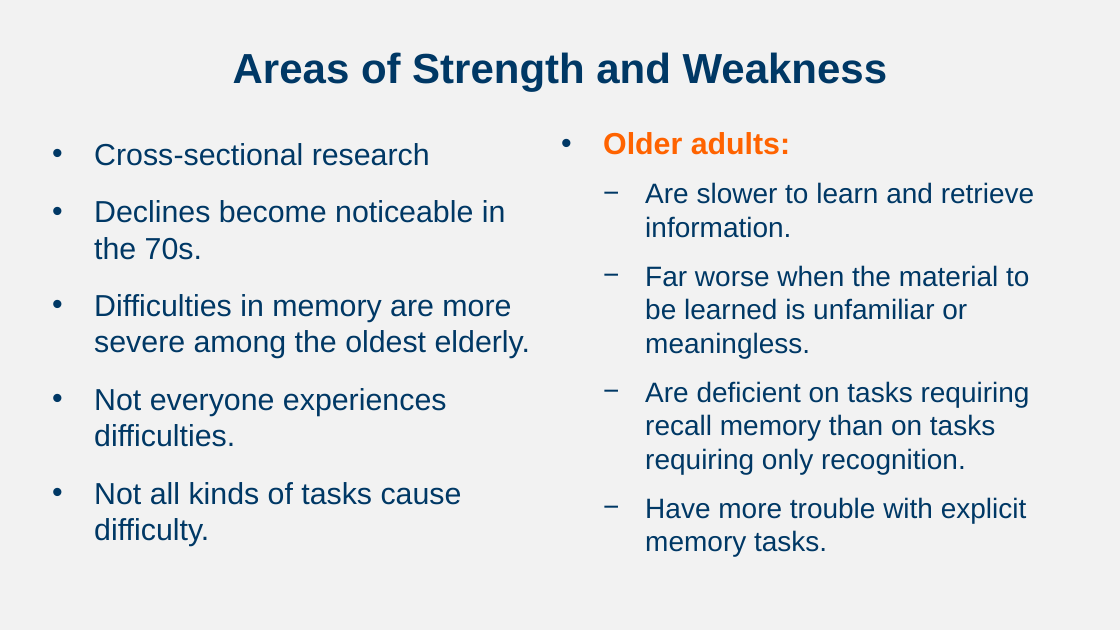
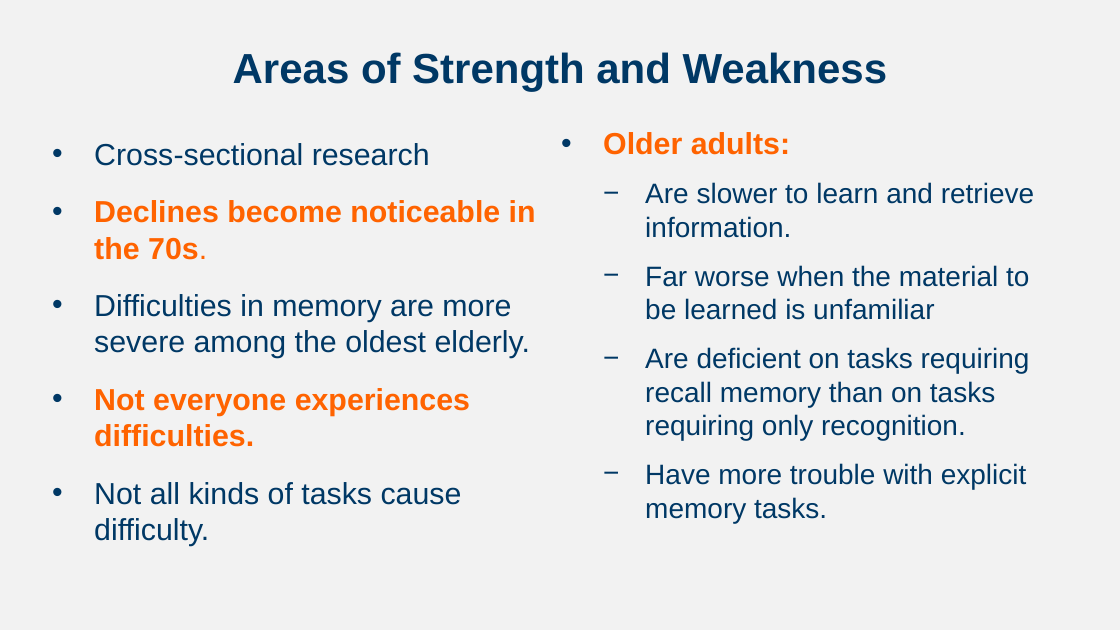
Before and after one commit to npm27/Teaching-Materials, a slide deck: slide 43 of Developmental Spring 24/Slides/Chapter 7.pptx (slide 25 before the commit). Drawn at 1120x630 pixels with LibreOffice and Linux fonts; fonts in the diff are those of the drawing. Boxes give left, top, right and bottom in pixels: in the first picture for what was removed or moved away, otherwise in the second. Text is boxed around its words. In the diff, an @@ line names an element or a change of style, - is before the commit and + after.

```diff
--- a/Developmental Spring 24/Slides/Chapter 7.pptx
+++ b/Developmental Spring 24/Slides/Chapter 7.pptx
@@ text at (x1=94, y1=200, x2=536, y2=447): text colour #003865 to #FF6300, bold on in "Declines become noticeable in the 70s.", "Not everyone experiences difficulties." @@
@@ text at (x1=645, y1=265, x2=1029, y2=320): text changed @@
-  − Far worse when the material to be learned is unfamiliar or meaningless.
+  − Far worse when the material to be learned is unfamiliar
```
Also in this commit, not shown: 20 other slides changed, 18 slides added, 16 other files.
